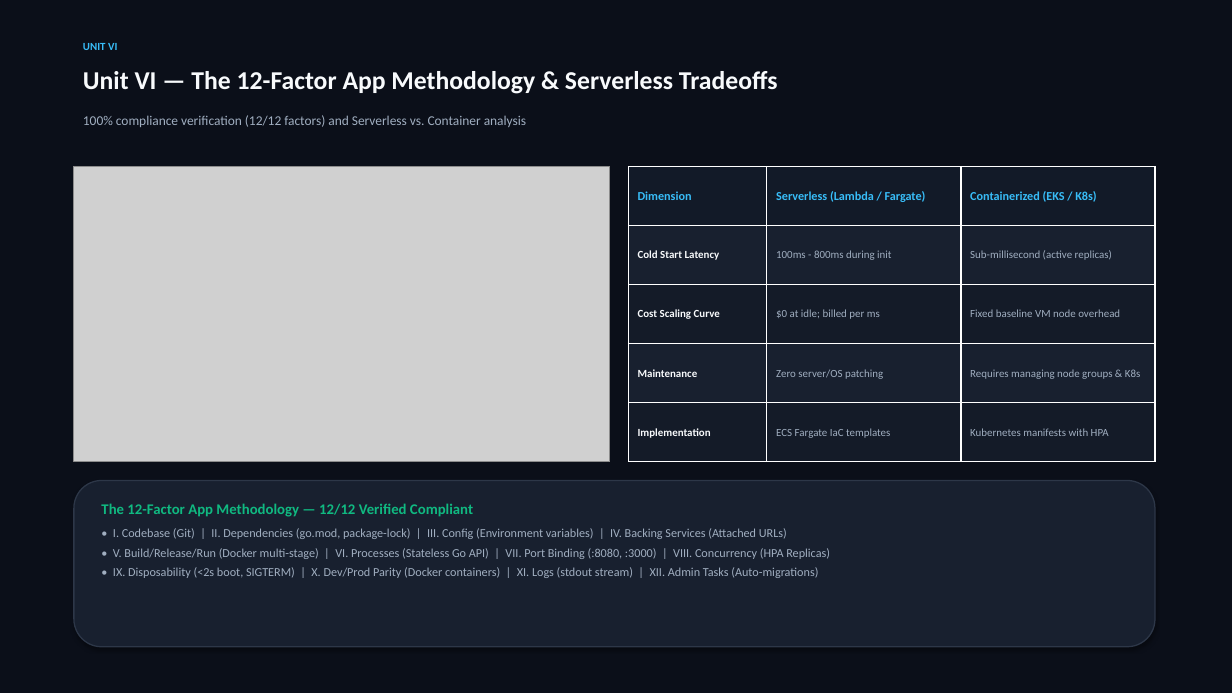
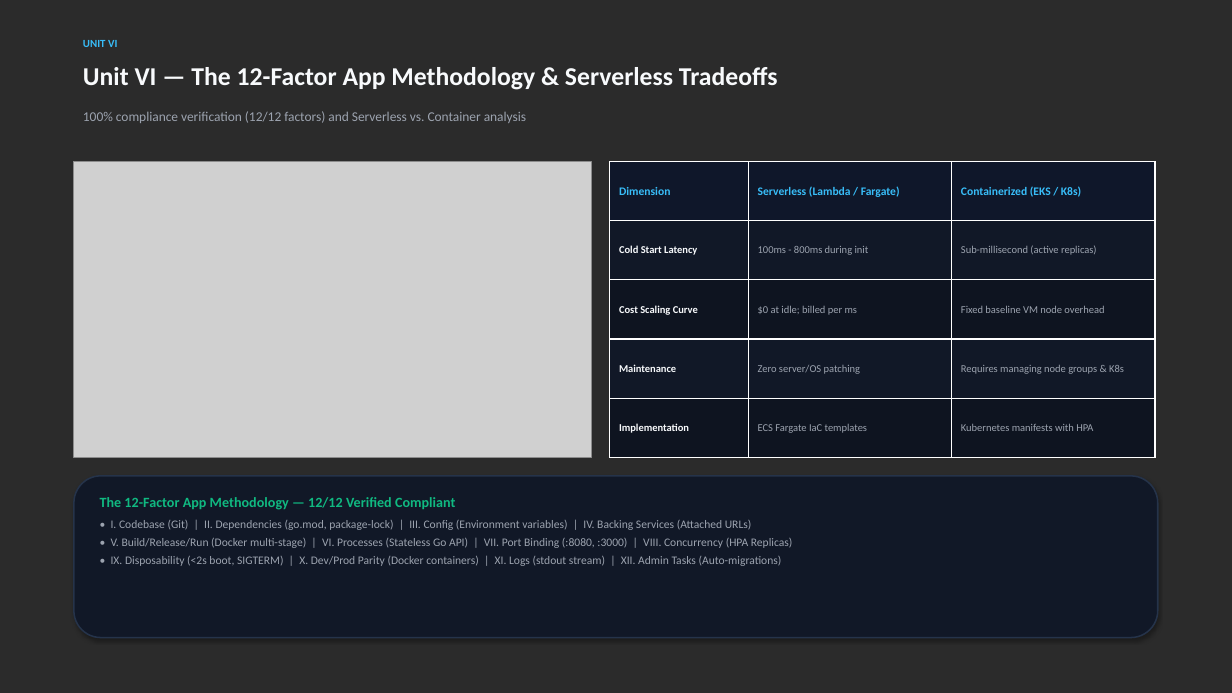
Before and after one commit to phanindra267/DevOps-WebApp, a slide deck: slide 10 of CloudOps_Sentinel_INT378_Presentation.pptx. Drawn at 1232x693 pixels with LibreOffice and Linux fonts; fonts in the diff are those of the drawing; grey boxes stand for pictures; background and template pictures are left out; a plain dark background stands for a picture behind light text. Boxes give left, top, right and bottom in pixels: in the first picture for what was removed or moved away, otherwise in the second. Text is boxed around its words. In the diff, an @@ line names an element or a change of style, - is before the commit and + after.

```diff
--- a/CloudOps_Sentinel_INT378_Presentation.pptx
+++ b/CloudOps_Sentinel_INT378_Presentation.pptx
@@ background #FFFFFF to picture (left out) @@
@@ rectangle removed at [0, 0, 1232, 693] @@
@@ text "Unit VI — The 12-Factor ...": place and size @@
-text "Unit VI — The 12-Factor ..." at [83, 71, 778, 94]
+text "Unit VI — The 12-Factor ..." at [83, 67, 778, 90]
@@ text "100% compliance verification (12/12 factors) ..." at [83, 111, 526, 123]: text colour #A0AEC0 to #9CA3AF @@
@@ picture: place and size @@
-picture at [74, 166, 610, 462]
+picture at [74, 162, 592, 457]
@@ table at [610, 162, 1155, 457] @@
@@ fill #121A28 to #0F172A in row 1 @@
@@ fill #18202F to #111827 in 6 cells @@
@@ fill #141B28 to #0E1420 in 6 cells @@
@@ size 9.5 to 9 pt in "Dimension", "Serverless (Lambda / Fargate)", "Containerized (EKS / K8s)" @@
@@ size 8.5 to 8.2 pt in "Cold Start Latency", "100ms - 800ms during init", "Sub-millisecond (active replicas)", "Cost Scaling Curve" and 8 more places @@
@@ text colour #A0AEC0 to #9CA3AF in "100ms - 800ms during init", "Sub-millisecond (active replicas)", "$0 at idle; billed per ms", "Fixed baseline VM node overhead" and 4 more places @@
@@ table: place and size @@
-table at [628, 166, 1155, 462]
+table at [610, 162, 1155, 457]
@@ rounded rectangle: place and size @@
-rounded rectangle at [74, 481, 1155, 647]
+rounded rectangle at [74, 476, 1158, 638]
@@ rounded rectangle at [74, 476, 1158, 638]: fill #18202F to #111827; outline #2D3748 1 pt to #25334A 1.2 pt @@
@@ text "The 12-Factor App Methodology — ..." at [100, 497, 793, 566]: size 11.5 to 11 pt in "The 12-Factor App Methodology — 12/12 Verified ..."; size 9.5 to 9 pt, text colour #A0AEC0 to #9CA3AF in "• I. Codebase (Git) | II. Dependencies ...", "• V. Build/Release/Run (Docker multi-stage) | VI. ...", "• IX. Disposability (<2s boot, SIGTERM) | ..."; less space between paragraphs @@
```
Also in this commit, not shown: 12 other slides changed, 35 other files.
